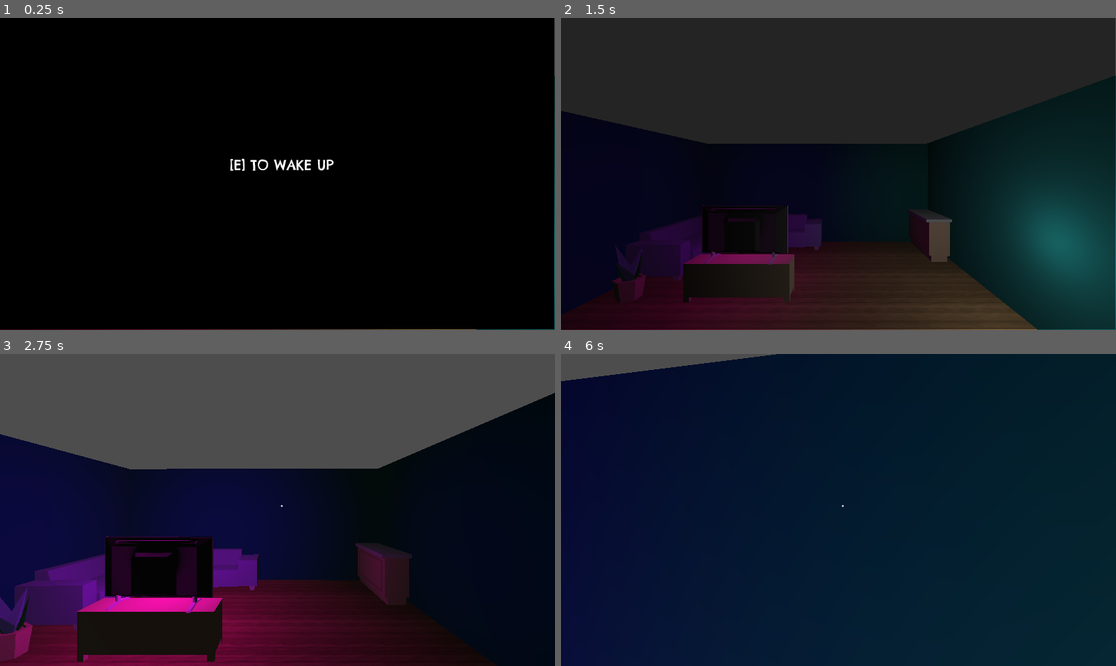
Above: before the commit, frames 1-4 (two rows, left to right).
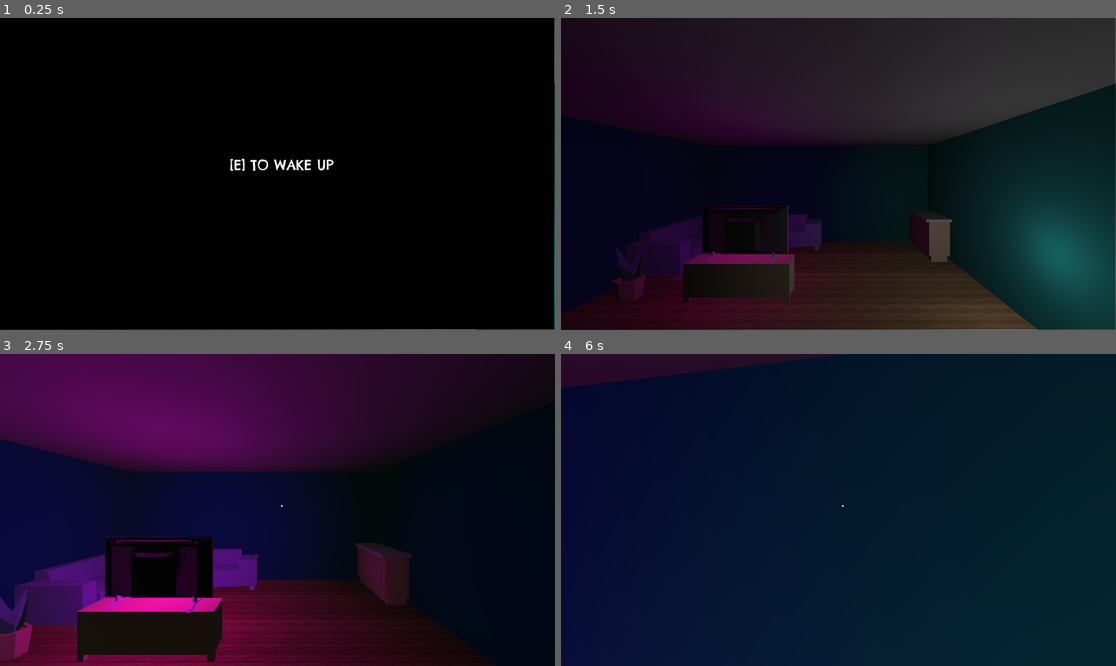
Above: after the commit, the same moments.

Repository: RaqeebDev/ShibaHorror
Game: Godot game, scene res://scences/level.tscn
The game is run twice, just before and just after one commit, with the same random seed, the same clock (stepped at 60 frames per second) and the same inputs. Video files are missing from this copy of the repository; at most half a second of black plays in their place.
Inputs (mouse positions are in pixels of both pictures, inside the frame that each line leads up to):
- Up to frame 1 (0.25 s): no input
- Up to frame 2 (1.5 s): tap Enter (ui_accept) at 0.5, 0.77 s; move the mouse to (866, 174) at 0.52 s; hold E (interact) 0.53-1.28 s; hold W (forward) from 0.53 s (still down); move the mouse to (810, 174) at 1.27 s; tap E (interact) at 1.35 s
- Up to frame 3 (2.75 s): keep holding W (forward); tap Enter (ui_accept) at 1.52 s; move the mouse to (288, 503) at 2.02 s; hold E (interact) from 2.03 s (still down)
- Up to frame 4 (6 s): move the mouse to (832, 516) at 2.77 s; release E (interact) at 2.78 s; tap E (interact) at 2.85, 4.35, 5.85 s; tap Enter (ui_accept) at 3.02, 3.77, 4.25, 4.52, 5, 5.75 s; move the mouse to (877, 513) at 3.52 s; hold E (interact) 3.53-4.28 s; move the mouse to (794, 506) at 4.27 s; move the mouse to (844, 510) at 5.02 s; hold E (interact) 5.03-5.78 s; move the mouse to (816, 503) at 5.77 s; release W (forward) at 5.78 s; hold Right (right) from 5.78 s (still down)

The runs differ from the first frame. In frame 1, less than 0.1% of the frame differs, in the area x 99-100%, y 12-21%; in frame 2, 7.7%; in frame 3, 32%, in the area x 0-100%, y 0-38%; in frame 4, 2.8%.

Commit message:
Saving things up

Diff:
--- a/scences/level.tscn
+++ b/scences/level.tscn
@@ -65,8 +65,9 @@
 material = SubResource("StandardMaterial3D_qi052")
 
 [node name="CSGBox3D2" type="CSGBox3D" parent="."]
-transform = Transform3D(10, 0, 0, 0, 0.2, 0, 0, 0, 10, 0, 25.8833, 0)
-use_collision = true
+transform = Transform3D(10, 0, 0, 0, 0.2, 0, 0, 0, 10, -1.27441, 3.09605, 0)
+use_collision = true
+size = Vector3(0.745117, 1, 1)
 
 [node name="CSGBox3D3" type="CSGBox3D" parent="."]
 transform = Transform3D(-0.00261045, 0, -9.89441, 0, 3, 0, 0.267076, 0, -0.09671, -1.41073, 1.56539, -5.01379)
@@ -181,7 +182,7 @@
 offset_bottom = 322.0
 
 [node name="OmniLight3D" type="OmniLight3D" parent="."]
-transform = Transform3D(1, 0, 0, 0, 1, 0, 0, 0, 1, 1.46587, 1.334, -1.1366)
+transform = Transform3D(1, 0, 0, 0, 1, 0, 0, 0, 1, 1.46587, 1.18583, -1.1366)
 
 [node name="OmniLight3D2" type="OmniLight3D" parent="."]
 transform = Transform3D(1, 0, 0, 0, 1, 0, 0, 0, 1, -2.31969, 1.334, -2.35317)
--- a/scences/player.tscn
+++ b/scences/player.tscn
@@ -1,10 +1,31 @@
-[gd_scene load_steps=4 format=3 uid="uid://cjojcfqo0nkml"]
+[gd_scene load_steps=8 format=3 uid="uid://cjojcfqo0nkml"]
 
 [ext_resource type="Script" uid="uid://crklrxfnxkdw7" path="res://scripts/player.gd" id="1_hqvp4"]
 [ext_resource type="Script" uid="uid://txw2gyca6u6v" path="res://scripts/playerinteraction.gd" id="2_3j5lm"]
+[ext_resource type="Script" uid="uid://bo2c8k3oaxsvc" path="res://scripts/playerfootstepaudio.gd" id="3_u4p4d"]
+[ext_resource type="AudioStream" uid="uid://br3agp5anphoy" path="res://Assets/footsteps-cellar-26890.mp3" id="4_7khn4"]
 
 [sub_resource type="CapsuleShape3D" id="CapsuleShape3D_3j5lm"]
 height = 1.6732
+
+[sub_resource type="Animation" id="Animation_7xwe5"]
+resource_name = "walksound"
+tracks/0/type = "method"
+tracks/0/imported = false
+tracks/0/enabled = true
+tracks/0/path = NodePath(".")
+tracks/0/interp = 1
+tracks/0/loop_wrap = true
+tracks/0/keys = {
+"times": PackedFloat32Array(),
+"transitions": PackedFloat32Array(),
+"values": []
+}
+
+[sub_resource type="AnimationLibrary" id="AnimationLibrary_n0v3o"]
+_data = {
+&"walksound": SubResource("Animation_7xwe5")
+}
 
 [node name="CharacterBody3D" type="CharacterBody3D" groups=["player"]]
 transform = Transform3D(1, 0, 0, 0, 1, 0, 0, 0, 1, 0, -1.36283, 0)
@@ -22,3 +43,15 @@
 [node name="RayCast3D" type="RayCast3D" parent="head/Camera3D"]
 transform = Transform3D(1, 0, 0, 0, 1, 0, 0, 0, 1, 0, 0, -0.725285)
 script = ExtResource("2_3j5lm")
+
+[node name="playerfootstepaudio" type="Node3D" parent="."]
+script = ExtResource("3_u4p4d")
+
+[node name="Footsteps-cellar-26890" type="AudioStreamPlayer" parent="playerfootstepaudio"]
+stream = ExtResource("4_7khn4")
+volume_db = -2.051
+
+[node name="AnimationPlayer" type="AnimationPlayer" parent="."]
+libraries = {
+&"": SubResource("AnimationLibrary_n0v3o")
+}
--- /dev/null
+++ b/scripts/playerfootstepaudio.gd
@@ -0,0 +1 @@
+extends Node3D
Not shown, added: Assets/footsteps-cellar-26890.mp3.import
Not shown, added: scripts/playerfootstepaudio.gd.uid
Not shown, added: Assets/footsteps-cellar-26890.mp3
